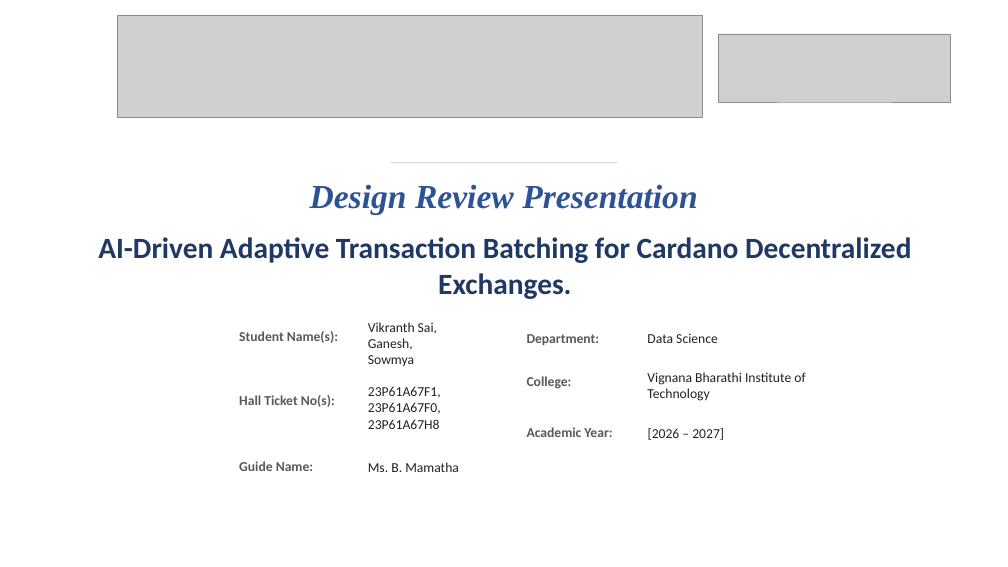
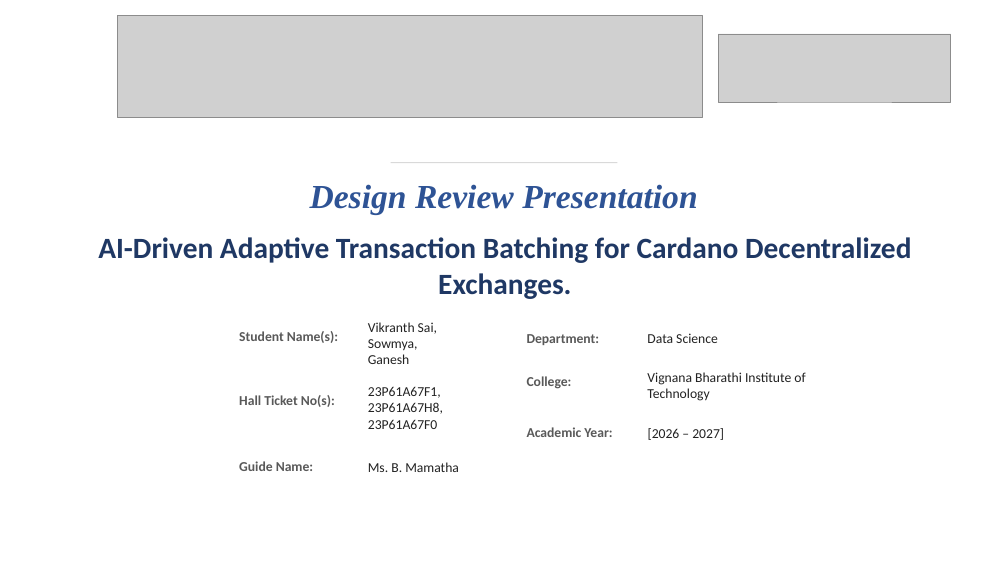
Before and after one commit to vikranthsai310/Team-11-Major-Project-, a slide deck: slide 1 of Doc/team-11-design-review.pptx. Drawn at 1008x567 pixels with LibreOffice and Linux fonts; fonts in the diff are those of the drawing; grey boxes stand for pictures. Boxes give left, top, right and bottom in pixels: in the first picture for what was removed or moved away, otherwise in the second. Text is boxed around its words. In the diff, an @@ line names an element or a change of style, - is before the commit and + after.

```diff
--- a/Doc/team-11-design-review.pptx
+++ b/Doc/team-11-design-review.pptx
@@ text at bbox=[368, 339, 418, 364]: text changed @@
-Ganesh,
-Sowmya
+Sowmya,
+Ganesh
@@ text at bbox=[368, 386, 443, 429]: text changed @@
-23P61A67F1, 23P61A67F0,
-23P61A67H8
+23P61A67F1, 23P61A67H8,
+23P61A67F0
```
Also in this commit, not shown: 9 other files.
